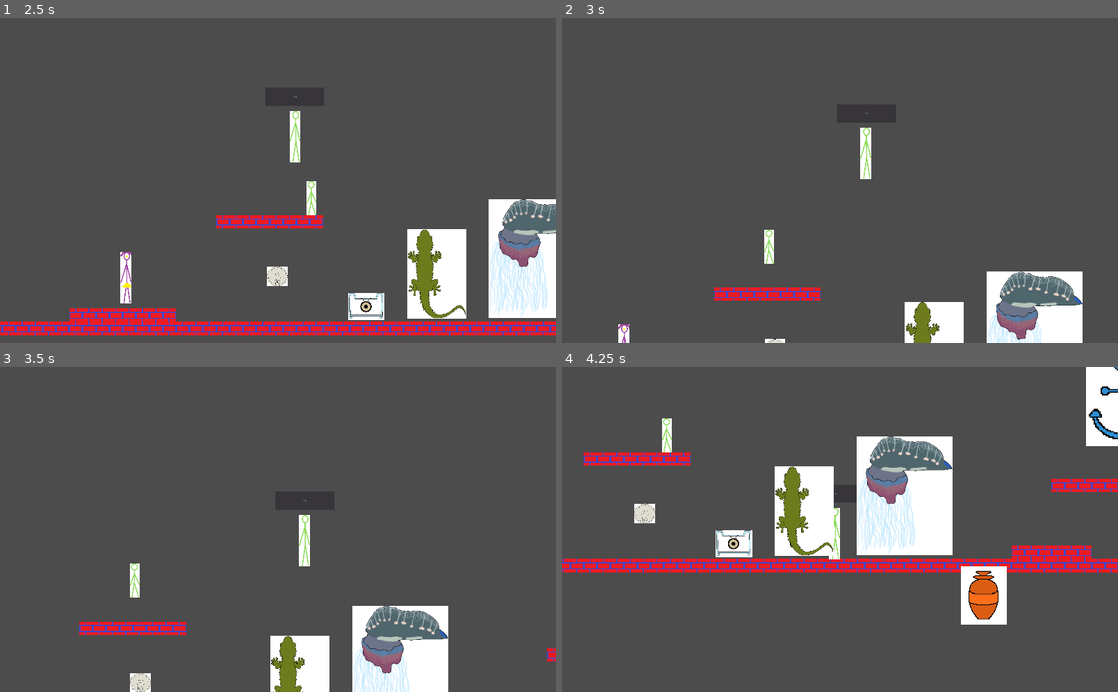
Above: before the commit, frames 1-4 (two rows, left to right).
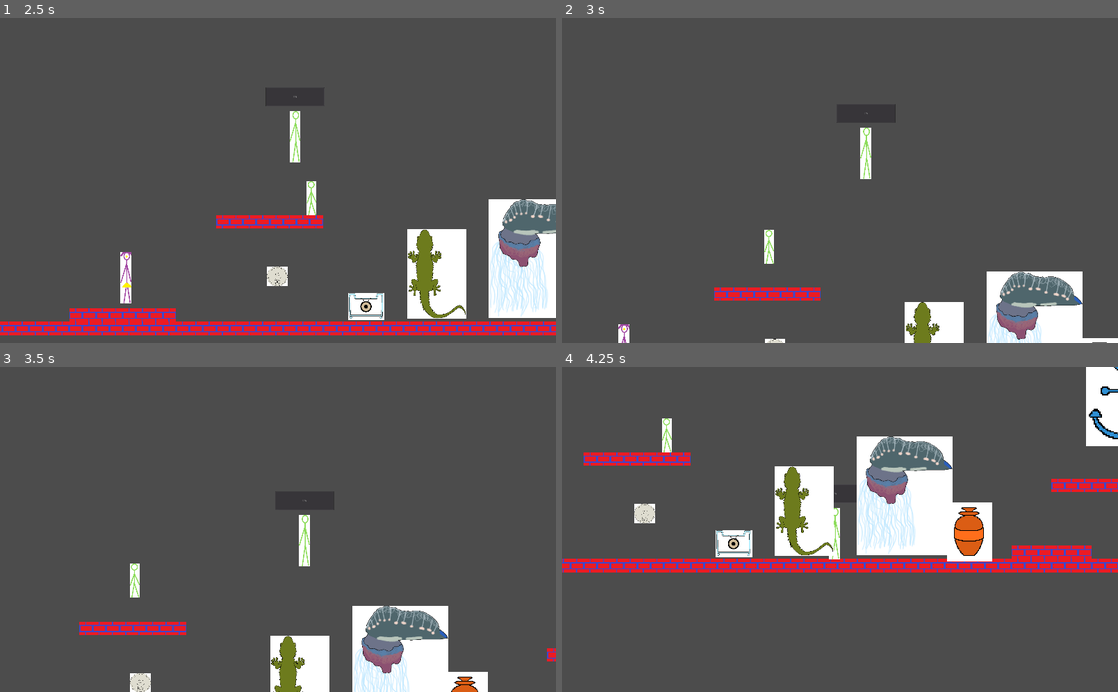
Above: after the commit, the same moments.

Repository: EyeBallTank/PROJECT-NORTUBEL-main-ish
Game: Godot game, scene res://screens/MainMenu.tscn
Same seed, same stepped clock (60 frames per second), same inputs: the game is played once before the commit and once after it.
Inputs:
- Up to frame 1 (2.5 s): click "Start/Começo" at 0.5 s; click "Start/Começo" at 1.25 s; hold Right (right) from 2.03 s (still down); hold F (followme) from 2.03 s (still down); tap Up (jumpup) at 2.27 s
- Up to frame 2 (3 s): keep holding Right (right); release F (followme) at 2.78 s; tap S (standstill) at 2.85 s
- Up to frame 3 (3.5 s): keep holding Right (right); tap Up (jumpup) at 3.02 s
- Up to frame 4 (4.25 s): release Right (right) at 3.53 s; hold Left (left) from 3.53 s (still down); hold F (followme) from 3.53 s (still down)

Frame 1 is identical in both runs. In frame 2, less than 0.1% of the frame differs, in the area x 93-100%, y 98-100%; in frame 3, 0.4%; in frame 4, 2.8%, in the area x 69-80%, y 41-80%.

Commit message:
halfway there with the pushable object
still WIP

Diff:
--- a/project.godot
+++ b/project.godot
@@ -9,6 +9,11 @@
 config_version=4
 
 _global_script_classes=[ {
+"base": "RigidBody2D",
+"class": "Pushable",
+"language": "GDScript",
+"path": "res://src/level_objects/pushable.gd"
+}, {
 "base": "KinematicBody2D",
 "class": "actor",
 "language": "GDScript",
@@ -20,6 +25,7 @@
 "path": "res://src/behind_the_scenes/main_level_script.gd"
 } ]
 _global_script_class_icons={
+"Pushable": "",
 "actor": "",
 "main_level_script": ""
 }
--- /dev/null
+++ b/src/level_objects/pushable.gd
@@ -0,0 +1,10 @@
+extends RigidBody2D
+class_name Pushable
+
+
+func _integrate_forces(state: Physics2DDirectBodyState) -> void:
+	angular_velocity = 0
+	rotation_degrees = 0
+
+func _ready():
+	pass
--- a/src/level_objects/pushable.tscn
+++ b/src/level_objects/pushable.tscn
@@ -1,6 +1,7 @@
-[gd_scene load_steps=3 format=2]
+[gd_scene load_steps=4 format=2]
 
 [ext_resource path="res://assets/sprites/level_object_sprites/push object.PNG" type="Texture" id=1]
+[ext_resource path="res://src/level_objects/pushable.gd" type="Script" id=2]
 
 [sub_resource type="CapsuleShape2D" id=1]
 radius = 81.0
@@ -8,7 +9,10 @@
 
 [node name="RigidBody2D" type="RigidBody2D"]
 collision_layer = 4
-collision_mask = 3
+collision_mask = 7
+mass = 28.0378
+gravity_scale = 19.12
+script = ExtResource( 2 )
 
 [node name="Sprite" type="Sprite" parent="."]
 texture = ExtResource( 1 )
--- a/src/levels/LevelTemplate.tscn
+++ b/src/levels/LevelTemplate.tscn
@@ -13,7 +13,7 @@
 [ext_resource path="res://src/levels/LevelTemplate.gd" type="Script" id=11]
 [ext_resource path="res://screens/PauseMenu.tscn" type="PackedScene" id=12]
 [ext_resource path="res://src/level_objects/anchorhook.tscn" type="PackedScene" id=13]
-[ext_resource path="res://src/level_objects/pushable.tscn" type="PackedScene" id=14]
+[ext_resource path="res://src/level_objects/Pushable.tscn" type="PackedScene" id=14]
 
 [sub_resource type="ConvexPolygonShape2D" id=1]
 points = PoolVector2Array( 0, 0, 64, 0, 64, 64, 0, 64 )
@@ -91,4 +91,4 @@
 position = Vector2( 4243, -214 )
 
 [node name="Area2D" parent="." instance=ExtResource( 14 )]
-position = Vector2( 3580, 434 )
+position = Vector2( 3516, -607 )
